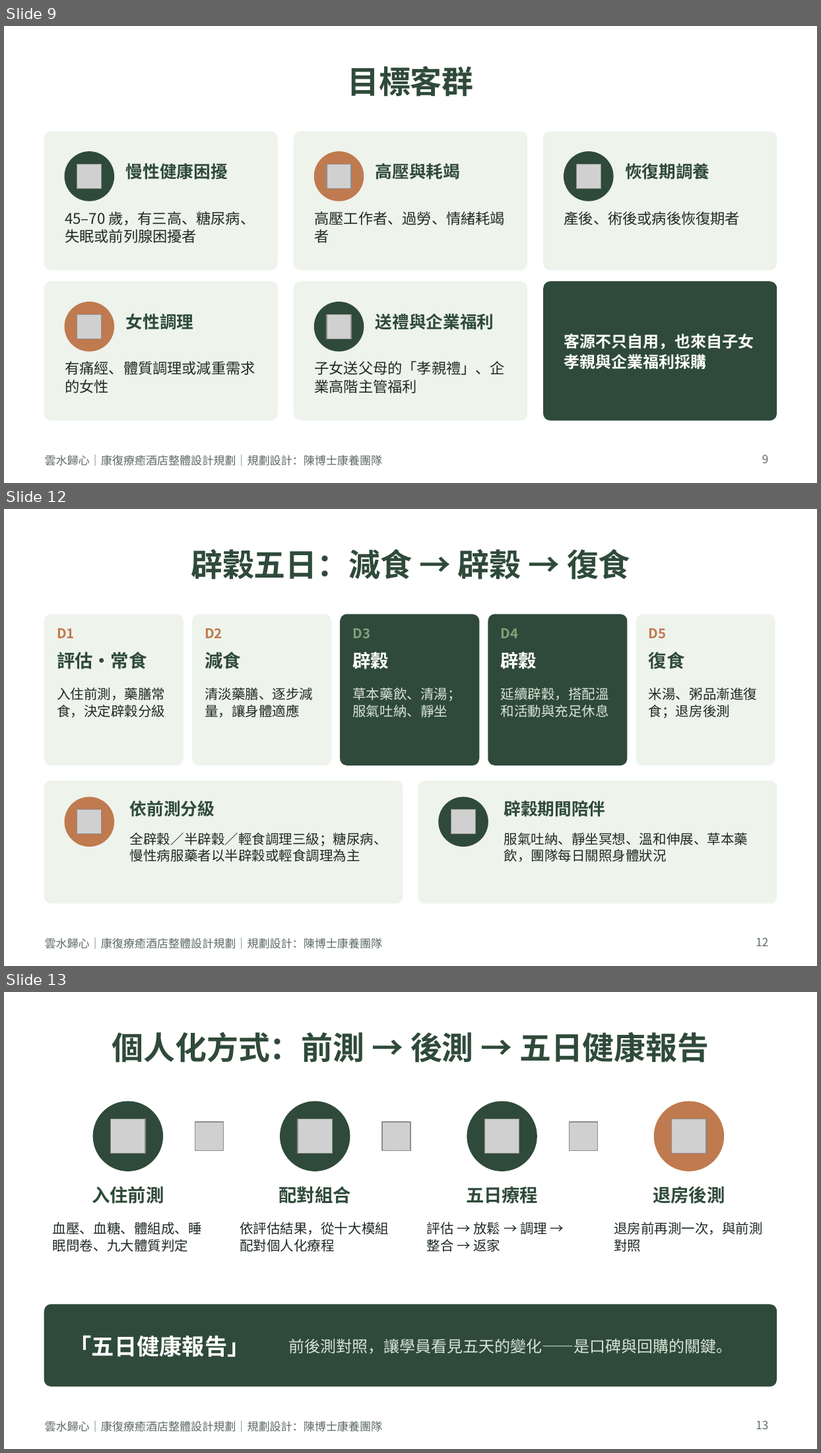
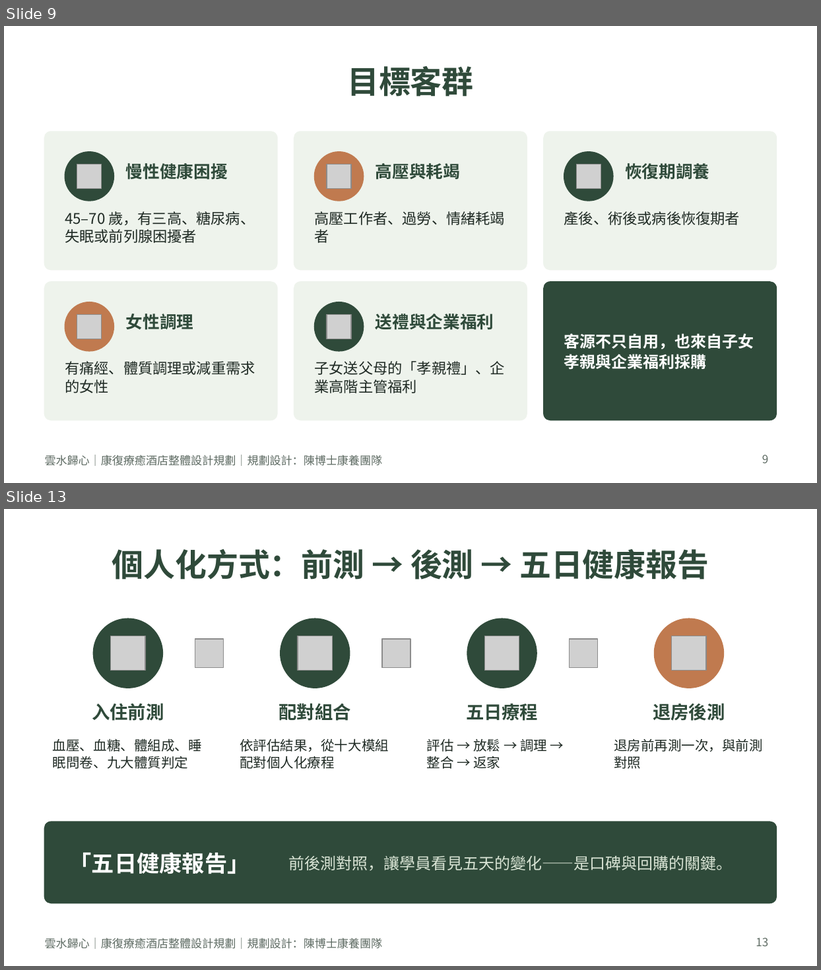
Before and after one commit to yes039/yes039, a slide deck: 雲水歸心_康復療癒酒店整體設計規劃.pptx. Shown one above the other, each under a label of ours: slides 9, 12 and 13 before the commit, slides 9 and 13 after it; the slides between them are not shown. The pictures are 821x1453 and 821x970 pixels, drawn with LibreOffice and Linux fonts; fonts in the diff are those of the drawing; grey boxes stand for pictures. Boxes give left, top, right and bottom in pixels: in the first picture for what was removed or moved away, otherwise in the second. Text is boxed around its words. In the diff, an @@ line names an element or a change of style, - is before the commit and + after.

```diff
--- a/雲水歸心_康復療癒酒店整體設計規劃.pptx
+++ b/雲水歸心_康復療癒酒店整體設計規劃.pptx
@@ slide 12 removed at box(4, 509, 817, 966), background #FFFFFF; not listed: 1 template element that a slide beside it also shows @@
@@ title removed at box(191, 549, 630, 580) @@
-辟穀五日：減食 → 辟穀 → 復食
@@ rounded rectangle removed at box(45, 615, 183, 765) @@
@@ rounded rectangle removed at box(193, 615, 331, 765) @@
@@ rounded rectangle removed at box(341, 615, 479, 765) @@
@@ rounded rectangle removed at box(488, 615, 627, 765) @@
@@ rounded rectangle removed at box(636, 615, 775, 765) @@
@@ text removed at box(57, 628, 75, 638) @@
-D1
@@ text removed at box(205, 628, 222, 638) @@
-D2
@@ text removed at box(352, 628, 370, 638) @@
-D3
@@ text removed at box(501, 628, 519, 638) @@
-D4
@@ text removed at box(649, 628, 667, 639) @@
-D5
@@ text removed at box(57, 652, 147, 669) @@
-評估・常食
@@ text removed at box(205, 652, 241, 669) @@
-減食
@@ text removed at box(352, 652, 389, 669) @@
-辟穀
@@ text removed at box(501, 652, 537, 669) @@
-辟穀
@@ text removed at box(649, 652, 685, 669) @@
-復食
@@ text removed at box(57, 687, 165, 718) @@
-入住前測，藥膳常食，決定辟穀分級
@@ text removed at box(205, 687, 313, 718) @@
-清淡藥膳、逐步減量，讓身體適應
@@ text removed at box(352, 688, 461, 718) @@
-草本藥飲、清湯；服氣吐納、靜坐
@@ text removed at box(501, 688, 609, 718) @@
-延續辟穀，搭配溫和活動與充足休息
@@ text removed at box(649, 687, 757, 718) @@
-米湯、粥品漸進復食；退房後測
@@ rounded rectangle removed at box(45, 782, 403, 904) @@
@@ rounded rectangle removed at box(418, 782, 776, 904) @@
@@ ellipse removed at box(65, 797, 114, 846) @@
@@ text removed at box(130, 801, 215, 817) @@
-依前測分級
@@ ellipse removed at box(439, 797, 488, 846) @@
@@ text removed at box(504, 801, 606, 817) @@
-辟穀期間陪伴
@@ picture removed at box(77, 810, 102, 834) @@
@@ picture removed at box(451, 810, 476, 834) @@
@@ text removed at box(130, 832, 387, 862) @@
-全辟穀／半辟穀／輕食調理三級；糖尿病、慢性病服藥者以半辟穀或輕食調理為主
@@ text removed at box(504, 832, 748, 862) @@
-服氣吐納、靜坐冥想、溫和伸展、草本藥飲，團隊每日關照身體狀況
@@ page number removed at box(756, 938, 768, 947) @@
-12
```
Also in this commit, not shown: 4 slides changed, 1 slide added, 1 other file.
